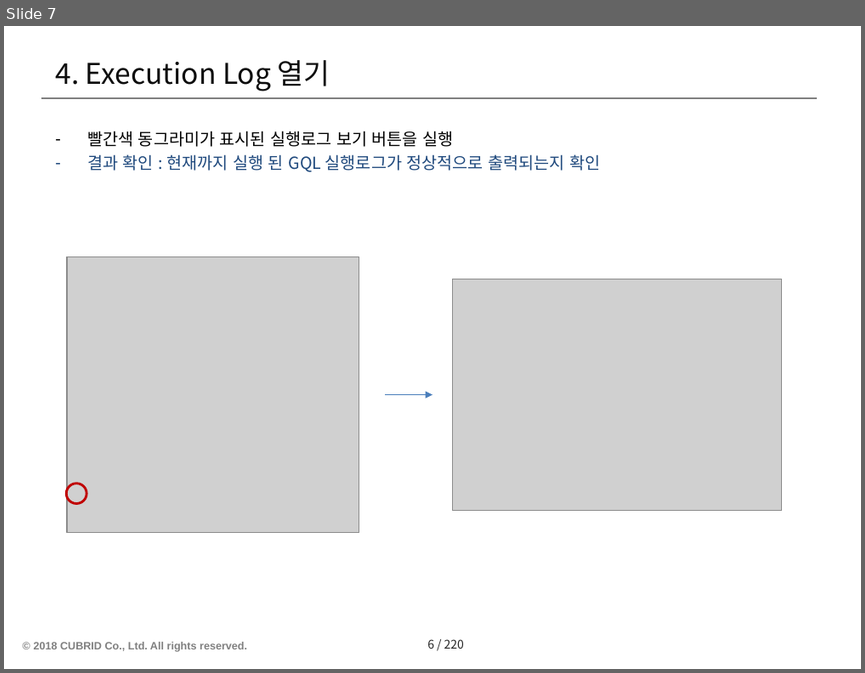
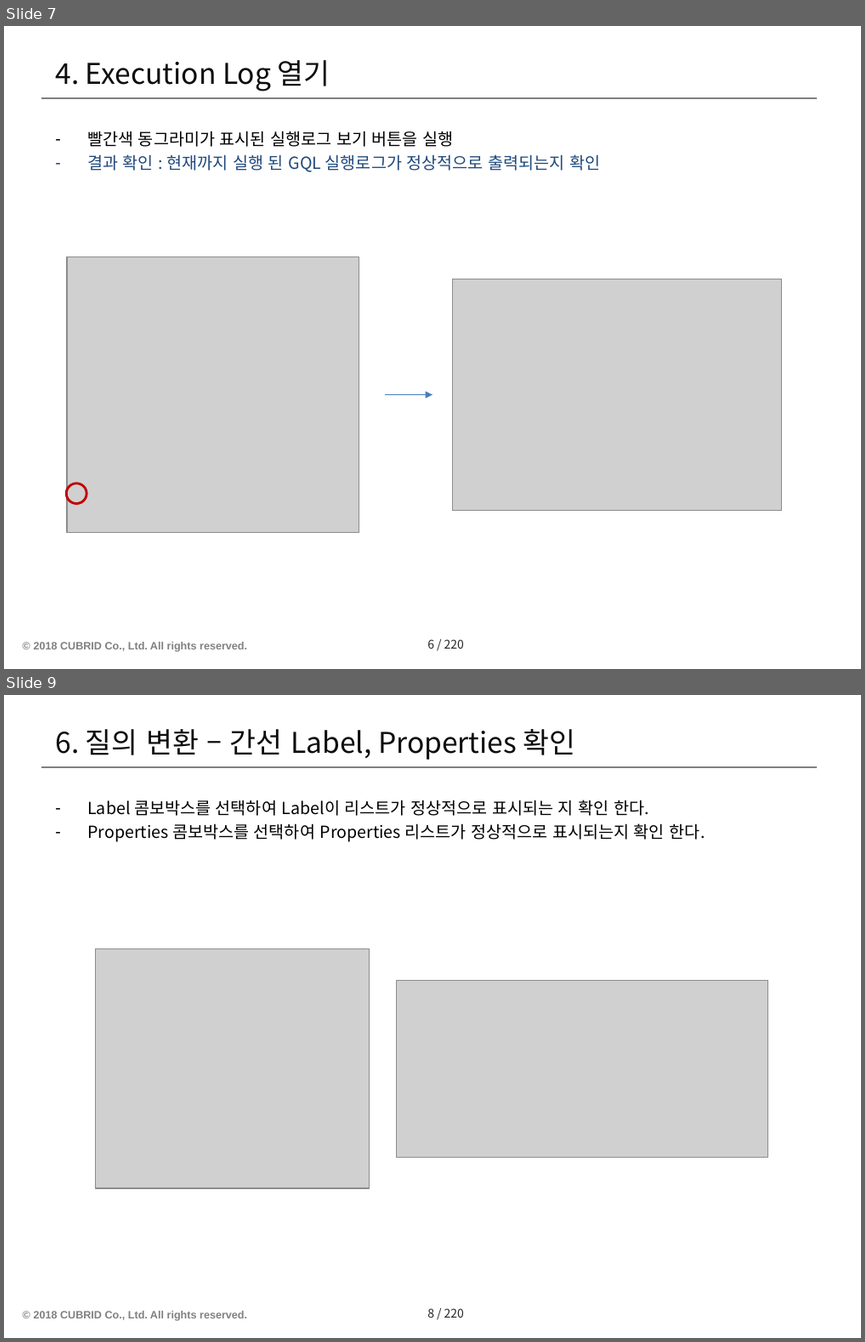
Before and after one commit to postech-dblab-iitp/visual-tool, a slide deck: ViT_docs/Test scenario-ViT/No.2-질의창.pptx. Shown one above the other, each under a label of ours: slide 7 before the commit, slides 7 and 9 after it; the slides between them are not shown. The pictures are 865x673 and 865x1342 pixels, drawn with LibreOffice and Linux fonts; fonts in the diff are those of the drawing; grey boxes stand for pictures; background and template pictures are left out. Boxes give left, top, right and bottom in pixels: in the first picture for what was removed or moved away, otherwise in the second. Text is boxed around its words. In the diff, an @@ line names an element or a change of style, - is before the commit and + after.

Commit message:
[GT-120] 3차년도 Unit Test 시나리오 작성 및 테스트 (#98)
http://jira.iitp.cubrid.org/browse/GT-120

- 3차년도 추가 기능 Test 시나리오 작성
- 테스트 문제 수정
-- 3-2 시각화 결과 수정 테스트시 정점 삭제 후 다시 생성한 후 다시 삭제 할 때 정점만 사라지는 문제 수정

```diff
--- a/ViT_docs/Test scenario-ViT/No.2-질의창.pptx
+++ b/ViT_docs/Test scenario-ViT/No.2-질의창.pptx
@@ slide 9 added at <box>4,695,861,1338</box>, background #FFFFFF; not listed: 3 template elements that a slide beside it also shows @@
@@ title added at <box>55,729,576,760</box>, 24 pt, text #0D0D0D @@
+6. 질의 변환 – 간선 Label, Properties 확인
@@ text added at <box>87,800,704,842</box>, 14 pt, text #000000 @@
+– Label 콤보박스를 선택하여 Label이 리스트가 정상적으로 표시되는 지 확인 한다.
+– Properties 콤보박스를 선택하여 Properties 리스트가 정상적으로 표시되는지 확인 한다.
@@ picture added at <box>95,948,369,1188</box> @@
@@ picture added at <box>397,981,767,1157</box> @@
```
Also in this commit, not shown: 3 slides changed, 3 other slides added, 5 other files.
